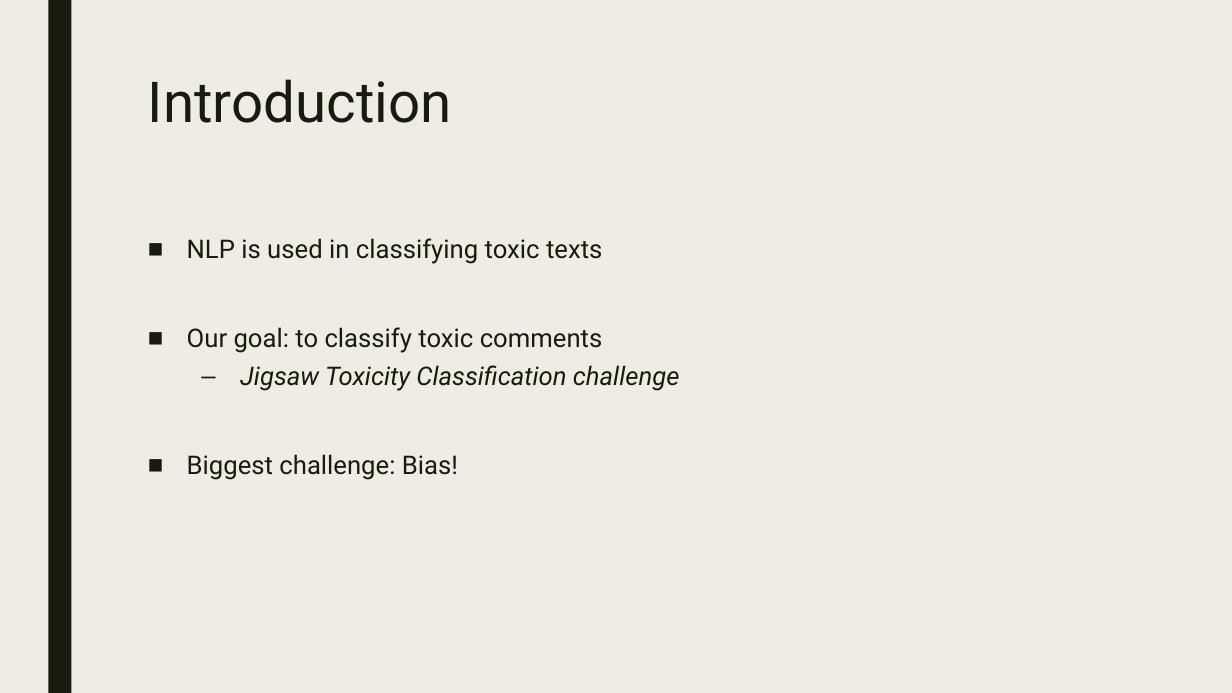
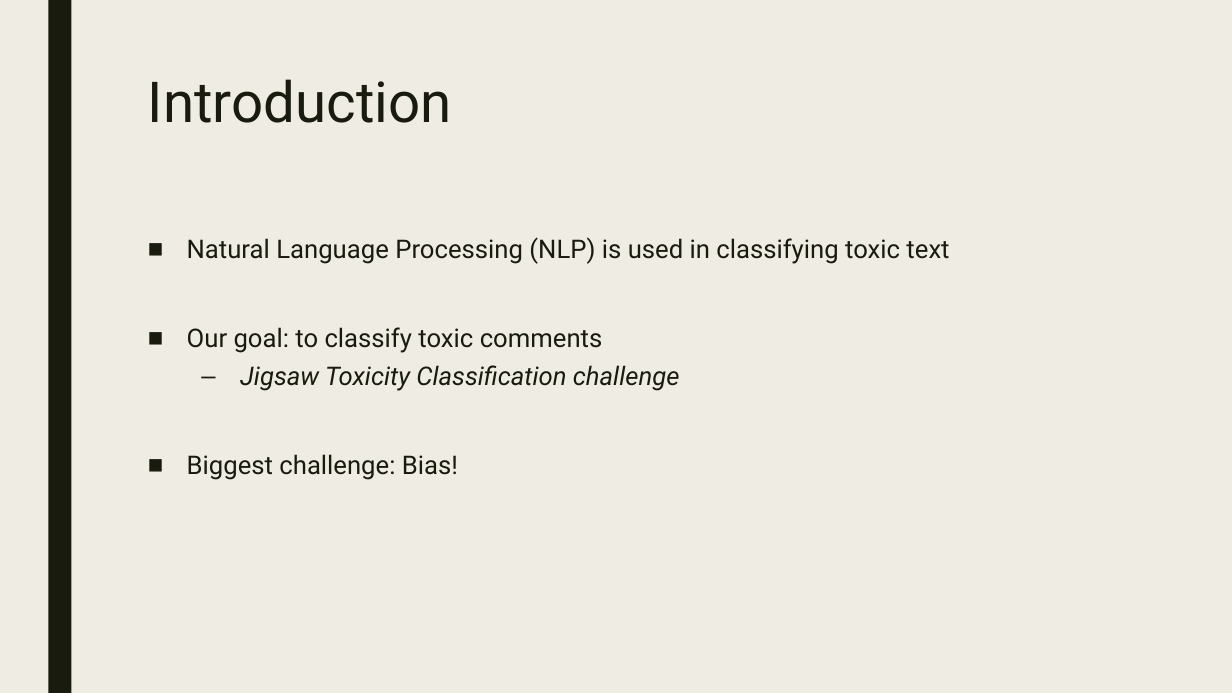
Before and after one commit to jsakhnin/NLPmodule, a slide deck: slide 2 of NLP_presentation.pptx. Drawn at 1232x693 pixels with LibreOffice and Linux fonts; fonts in the diff are those of the drawing. Boxes give left, top, right and bottom in pixels: in the first picture for what was removed or moved away, otherwise in the second. Text is boxed around its words. In the diff, an @@ line names an element or a change of style, - is before the commit and + after.

```diff
--- a/NLP_presentation.pptx
+++ b/NLP_presentation.pptx
@@ text at (x1=187, y1=237, x2=949, y2=264): text changed @@
-■ NLP is used in classifying toxic texts
+■ Natural Language Processing (NLP) is used in classifying toxic text
```
Also in this commit, not shown: 7 other slides changed, 1 slide added, 1 slide removed.
